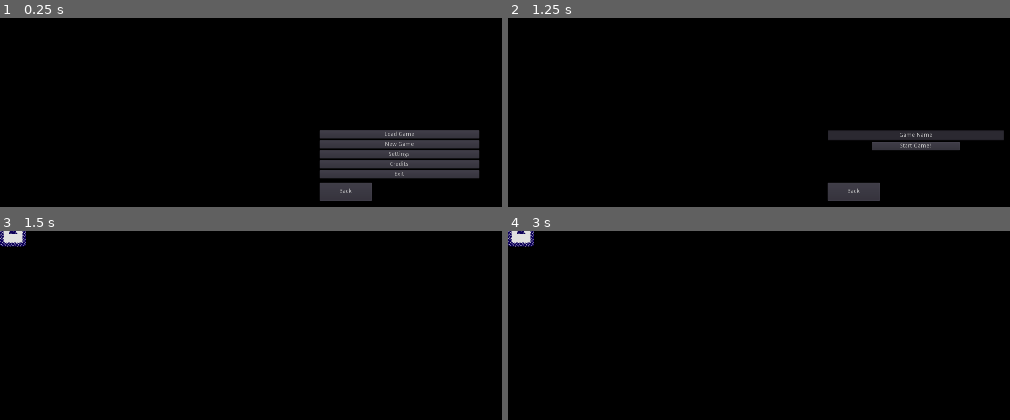
Above: before the commit, frames 1-4 (two rows, left to right).
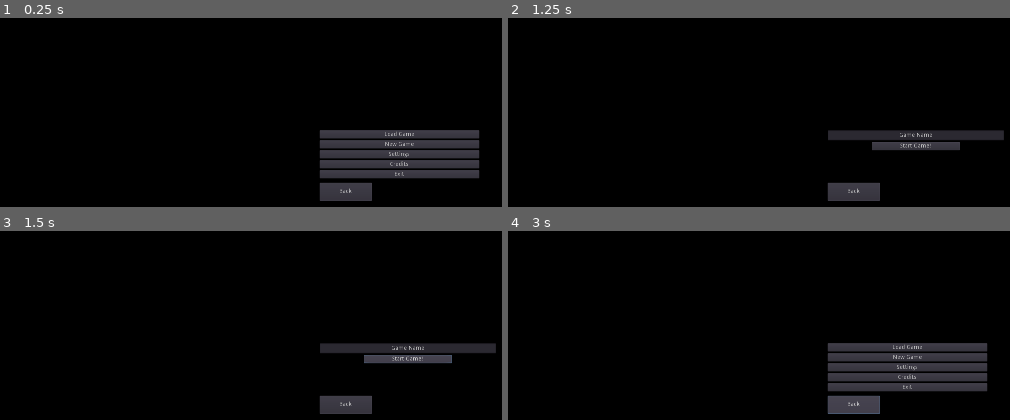
Above: after the commit, the same moments.

Repository: TeamName-FIOLTR/BWgamejam2022
Game: Godot game, scene res://scenes/UI/StartLevel.tscn
Same seed, same stepped clock (60 frames per second), same inputs: the game is played once before the commit and once after it. After the commit the project has no main scene; this scene is started directly in both runs. The engine's default icon, where the game draws it, is replaced by a stand-in: a white triangle on a blue panel in a dark square.
Inputs (mouse positions are in pixels of both pictures, inside the frame that each line leads up to):
- Up to frame 1 (0.25 s): no input
- Up to frame 2 (1.25 s): click "New Game" at 0.5 s
- Up to frame 3 (1.5 s): click "Start Game!" at 1.25 s
- Up to frame 4 (3 s): click (914, 359) at 2 s, where only the run after the commit has a clickable "Start Game!"; click (854, 404) at 2.75 s, where only the run after the commit has a clickable "Back"

Frames 1-2 are identical in both runs. In frame 3, 4.0% of the frame differs, in the area x 0-99%, y 0-97%; in frame 4, 8.4%, in the area x 0-96%, y 0-97%.
Error after the commit: Parse Error: The identifier "Globals" isn't declared in the current scope. (res://assets/scripts/resources/saveResource.gd:59)

Commit message:
yeah buddy

Diff:
--- a/project.godot
+++ b/project.godot
@@ -8,12 +8,8 @@
 
 config_version=4
 
-_global_script_classes=[
-{"base": "KinematicBody2D",
-"class": "Entity",
-"language": "GDScript",
-"path": "res://assets/scripts/Entity.gd"},
-{"base": "Button",
+_global_script_classes=[ {
+"base": "Button",
 "class": "BackButton",
 "language": "GDScript",
 "path": "res://assets/scripts/UI/backButton.gd"
@@ -27,6 +23,11 @@
 "class": "DualButton",
 "language": "GDScript",
 "path": "res://assets/scripts/UI/dual_button.gd"
+}, {
+"base": "KinematicBody2D",
+"class": "Entity",
+"language": "GDScript",
+"path": "res://assets/scripts/Entity.gd"
 }, {
 "base": "Resource",
 "class": "GameSaveResource",
@@ -67,25 +68,20 @@
 "BackButton": "",
 "ConfigResource": "",
 "DualButton": "",
+"Entity": "",
 "GameSaveResource": "",
 "Level": "",
 "LineEditHint": "",
 "LoadUtils": "",
 "MainUI": "",
 "MenuChangeButton": "",
-"SavePicker": "",
-"Entity":""}
+"SavePicker": ""
+}
 
 [application]
 
 config/name="BWgameJam"
-run/main_scene="res://scenes/UI/StartLevel.tscn"
-boot_splash/fullsize=false
 config/icon="res://icon.png"
-
-[autoload]
-
-Globals="*res://scenes/globals/Globals.tscn"
 
 [debug]
 
@@ -95,12 +91,11 @@
 
 window/size/width=1920
 window/size/height=1080
+window/size/borderless=true
 
 [global]
 
 rate=false
-size=false
-set=false
 
 [input]
 
Not shown, changed: assets/sound/metal_step_0.ogg.import
